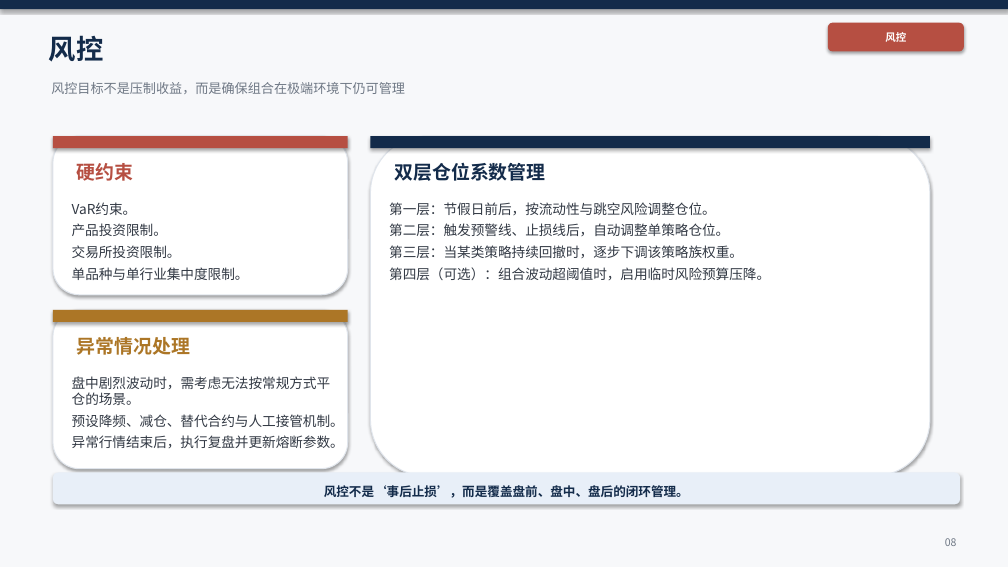
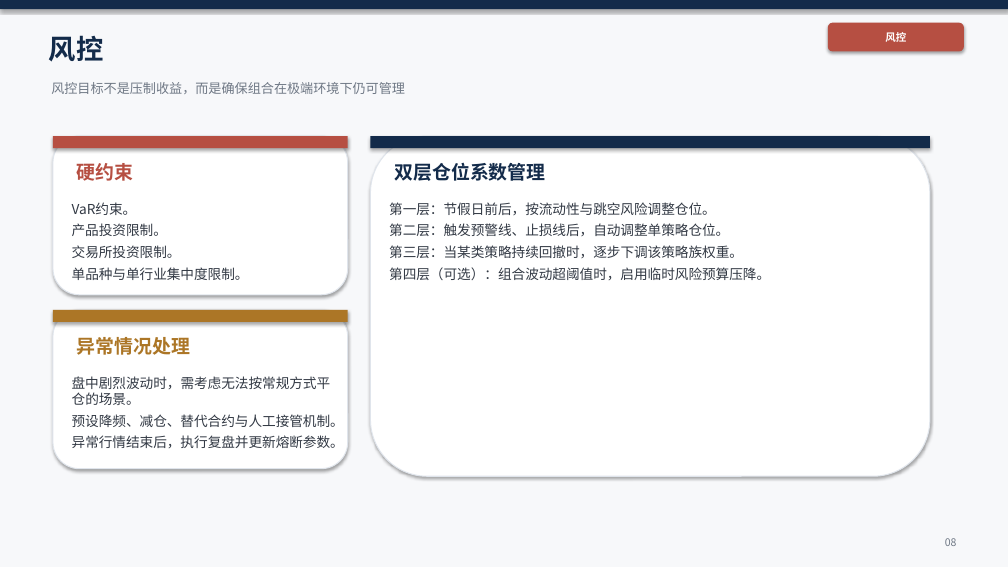
Before and after one commit to KevinSherry2016/CTA, a slide deck: slide 8 of CTA投研框架_10页_精修_v8_tmp.pptx. Drawn at 1008x567 pixels with LibreOffice and Linux fonts; fonts in the diff are those of the drawing. Boxes give left, top, right and bottom in pixels: in the first picture for what was removed or moved away, otherwise in the second. Text is boxed around its words. In the diff, an @@ line names an element or a change of style, - is before the commit and + after.

```diff
--- a/CTA投研框架_10页_精修_v8_tmp.pptx
+++ b/CTA投研框架_10页_精修_v8_tmp.pptx
@@ rounded rectangle removed at [53, 473, 960, 504] @@
@@ text removed at [324, 485, 689, 498] @@
-风控不是‘事后止损’，而是覆盖盘前、盘中、盘后的闭环管理。
```
Also in this commit, not shown: 8 other slides changed, 1 other file.
